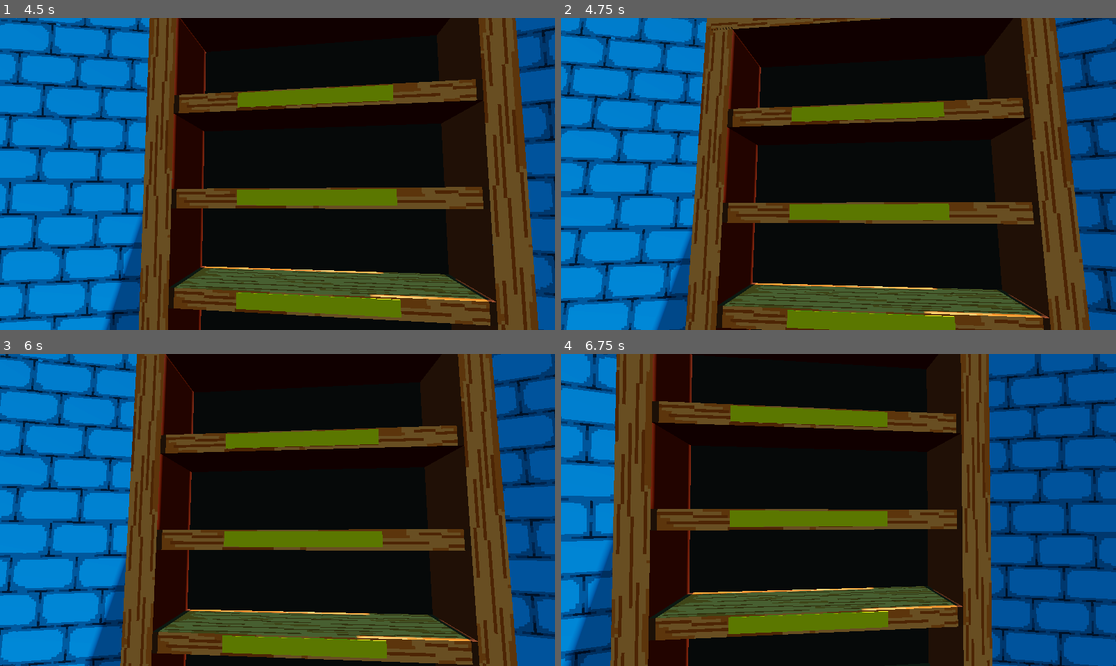
Above: before the commit, frames 1-4 (two rows, left to right).
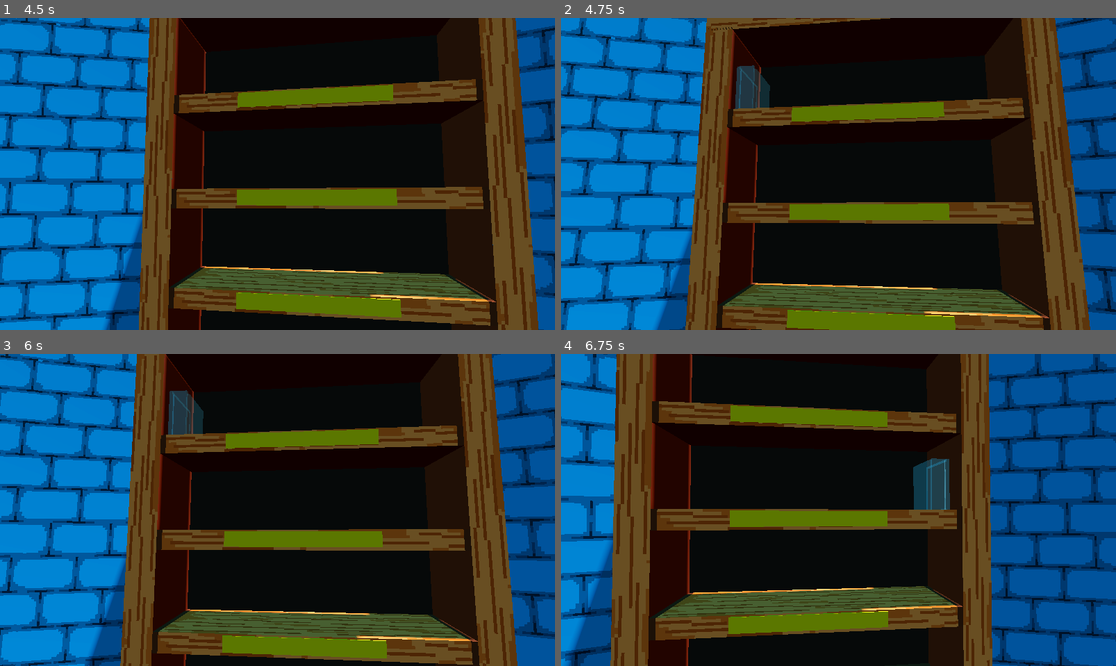
Above: after the commit, the same moments.

Repository: AJaxx86/make-anything-jam-26
Game: Godot game, scene res://world.tscn
Two runs of this game, one before a commit and one after it. Both use one fixed random seed, a clock stepped at 60 frames per second and the inputs below. Sound files missing from this copy of the repository are replaced by a short silence.
Inputs (mouse positions are in pixels of both pictures, inside the frame that each line leads up to):
- Up to frame 1 (4.5 s): tap Enter at 0.5, 2.1 s; move the mouse to (399, 158) at 0.52 s; press the mouse at (399, 158) at 0.53 s; release the mouse at (399, 158) at 1.25 s; drag from (166, 189) to (249, 236) at 1.27 s; move the mouse to (333, 105) at 2.02 s; click (333, 105) at 2.17 s; drag from (249, 236) to (111, 127) at 2.77 s; move the mouse to (444, 220) at 3.52 s; tap Backspace at 3.6 s; click (444, 220) at 3.67 s; drag from (111, 127) to (194, 96) at 4.27 s
- Up to frame 2 (4.75 s): no input
- Up to frame 3 (6 s): move the mouse to (305, 510) at 5.02 s; press the mouse at (305, 510) at 5.03 s; release the mouse at (305, 510) at 5.75 s; drag from (194, 432) to (166, 525) at 5.77 s
- Up to frame 4 (6.75 s): move the mouse to (960, 494) at 6.52 s; tap Enter at 6.6 s; click (960, 494) at 6.67 s

Frame 1 is identical in both runs. In frame 2, 0.7% of the frame differs, in the area x 31-38%, y 15-30%; in frame 3, 0.8%; in frame 4, 1.0%, in the area x 63-71%, y 33-50%.

Commit message:
fixed bookslot collision orientation, now less buggy

Diff:
--- a/interactables/bookshelf_interactable.gd
+++ b/interactables/bookshelf_interactable.gd
@@ -7,7 +7,10 @@
 @export var marker_container: NodePath = ^""
 @export var slot_spacing: float = 0.3375
 
-const _BOOK_OBJ_BOUNDS := Vector3(0.3375, 0.13125, 0.375)
+# Slot colliders need to match the upright placed book, not the raw mesh bounds.
+# Local slot axes are rotated 90 degrees around Y in marker mode, so the collider is
+# authored as: depth, height, width-across-the-shelf.
+const _BOOK_SLOT_BOUNDS := Vector3(0.343, 0.386, 0.14)
 const _ACTIVATION_DELAY: float = 0.15
 
 var _slots: Array[Area3D] = []
@@ -78,9 +81,9 @@
 			var pos := start_pos + right * (col * slot_spacing)
 			var slot := _create_slot(
 				pos,
-				_BOOK_OBJ_BOUNDS.x,
-				_BOOK_OBJ_BOUNDS.y,
-				_BOOK_OBJ_BOUNDS.z,
+				_BOOK_SLOT_BOUNDS.x,
+				_BOOK_SLOT_BOUNDS.y,
+				_BOOK_SLOT_BOUNDS.z,
 				"BookSlot_%d_%d" % [row_idx, col]
 			)
 			slot.rotation_degrees = Vector3(0, 90, 0)
@@ -105,9 +108,9 @@
 
 			var slot := _create_slot(
 				Vector3(x, y, z),
-				_BOOK_OBJ_BOUNDS.x,
-				_BOOK_OBJ_BOUNDS.y,
-				_BOOK_OBJ_BOUNDS.z,
+				_BOOK_SLOT_BOUNDS.x,
+				_BOOK_SLOT_BOUNDS.y,
+				_BOOK_SLOT_BOUNDS.z,
 				"BookSlot_%d_%d" % [row, col]
 			)
 			slot.rotation_degrees = Vector3(0, 0, 0)
